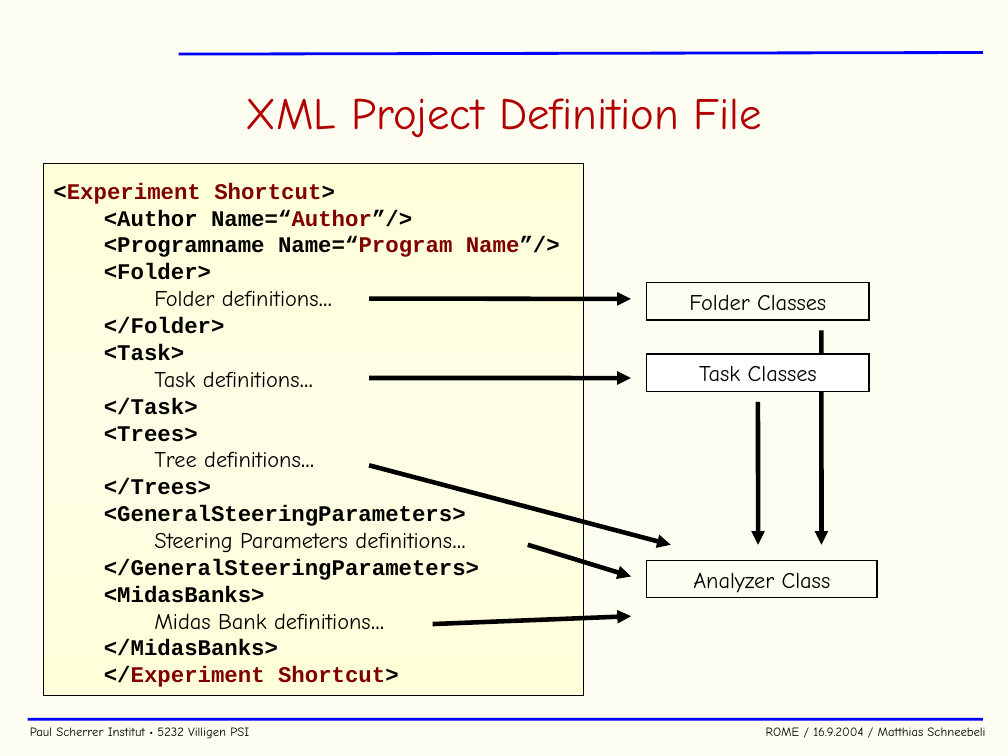
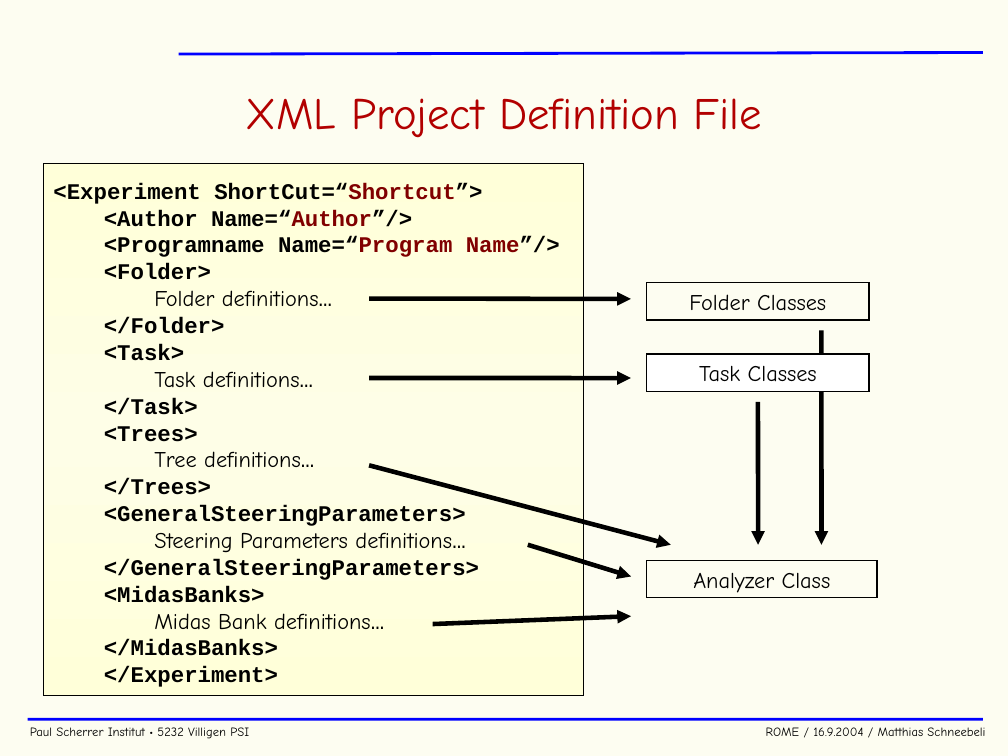
Before and after one commit to cjpl/rome, a slide deck: slide 16 of documentation/ROME.ppt. Drawn at 1008x756 pixels with LibreOffice and Linux fonts; fonts in the diff are those of the drawing; background and template pictures are left out. Boxes give left, top, right and bottom in pixels: in the first picture for what was removed or moved away, otherwise in the second. Text is boxed around its words. In the diff, an @@ line names an element or a change of style, - is before the commit and + after.

```diff
--- a/documentation/ROME.ppt
+++ b/documentation/ROME.ppt
@@ text at (53, 183, 482, 204): text changed; text colour #800000 to #000000 @@
-<Experiment Shortcut>
+<Experiment ShortCut=“Shortcut”>
@@ text at (104, 666, 278, 687): text changed; text colour #800000 to #000000 @@
-</Experiment Shortcut>
+</Experiment>
```
Also in this commit, not shown: 2 other slides changed, 17 other files.
